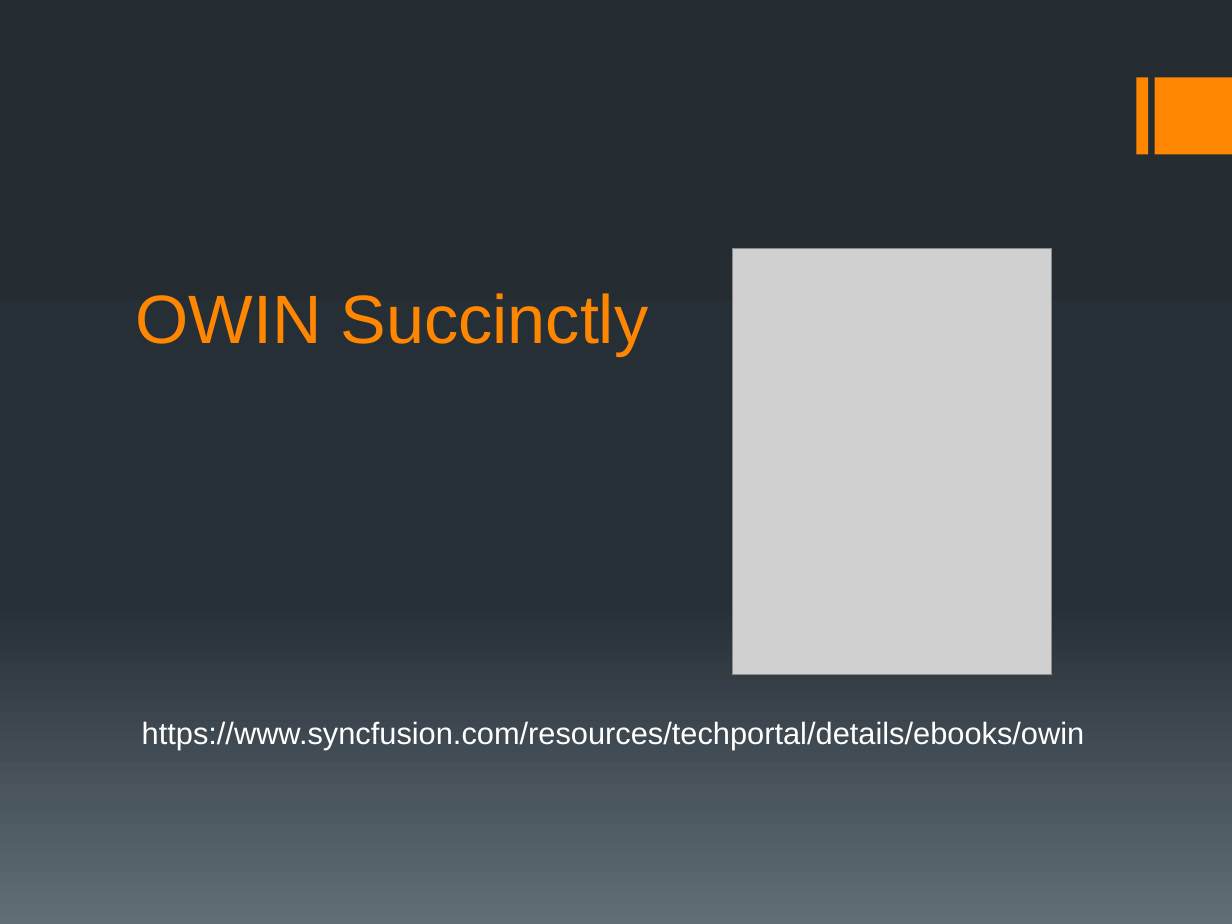
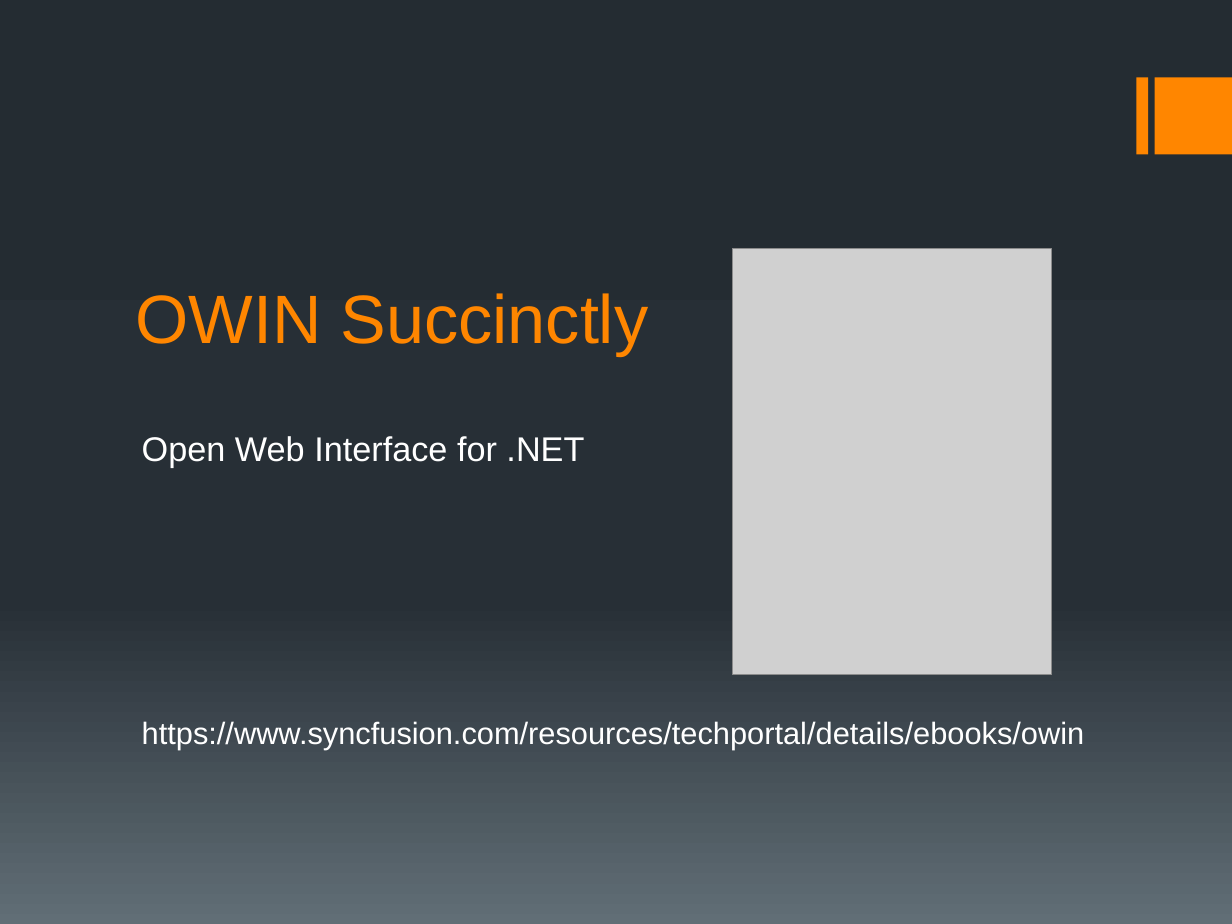
Before and after one commit to simonech/MeetASPNETCoreAtCG16, a slide deck: slide 12 of MeetASPNETCore.pptx (slide 4 before the commit). Drawn at 1232x924 pixels with LibreOffice and Linux fonts; fonts in the diff are those of the drawing; grey boxes stand for pictures. Boxes give left, top, right and bottom in pixels: in the first picture for what was removed or moved away, otherwise in the second. Text is boxed around its words. In the diff, an @@ line names an element or a change of style, - is before the commit and + after.

```diff
--- a/MeetASPNETCore.pptx
+++ b/MeetASPNETCore.pptx
@@ text at (142, 436, 584, 468): paragraph added @@
+Open Web Interface for .NET
```
Also in this commit, not shown: 8 other slides changed, 9 slides added, 2 slides removed, 18 other files.
